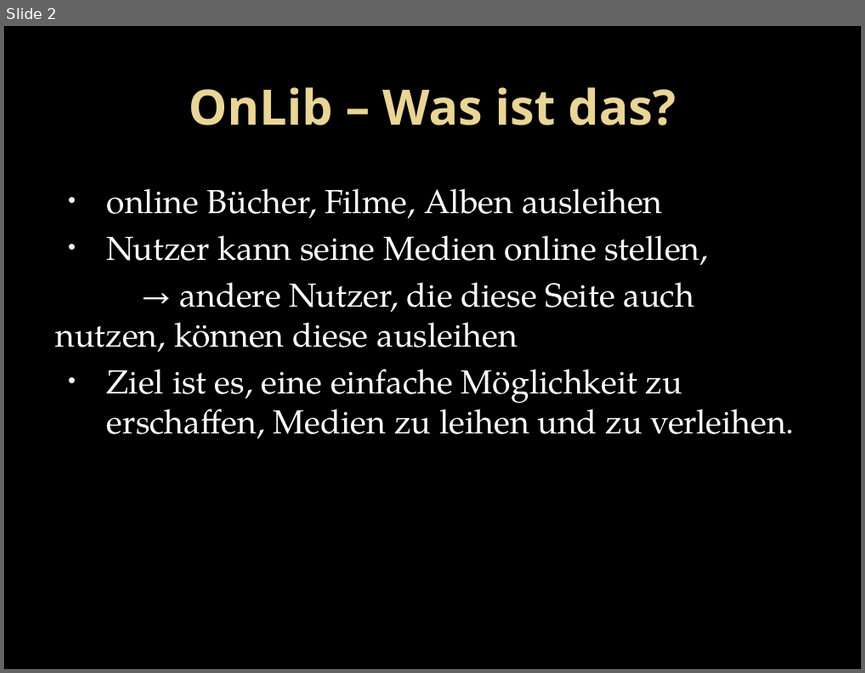
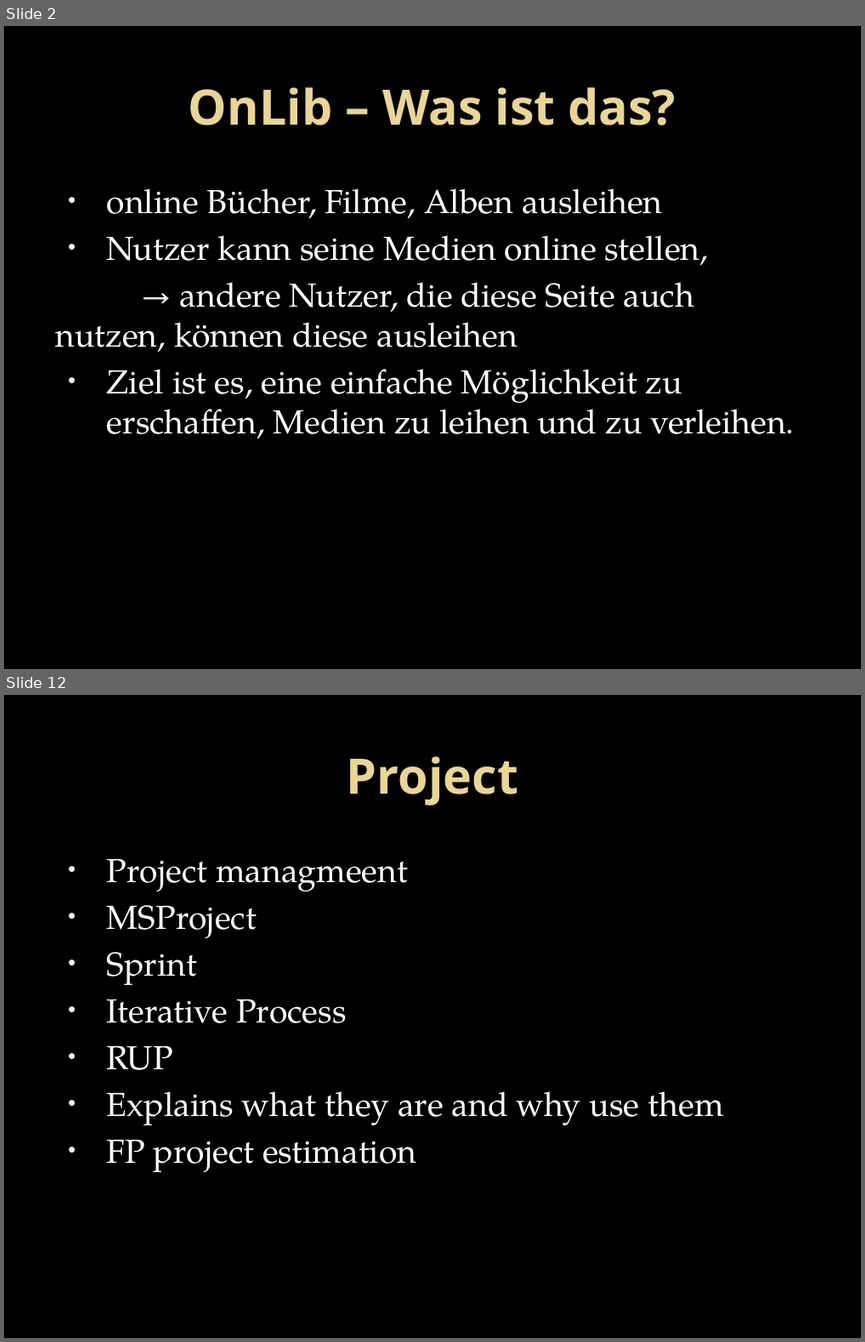
Before and after one commit to twerner93/OnLib_Documents, a slide deck: Final Project Handin/Final Presentation/Online-Library.pptx. Shown one above the other, each under a label of ours: slide 2 before the commit, slides 2 and 12 after it; the slides between them are not shown. The pictures are 865x673 and 865x1342 pixels, drawn with LibreOffice and Linux fonts; fonts in the diff are those of the drawing; background and template pictures are left out. Boxes give left, top, right and bottom in pixels: in the first picture for what was removed or moved away, otherwise in the second. Text is boxed around its words. In the diff, an @@ line names an element or a change of style, - is before the commit and + after.

```diff
--- a/Final Project Handin/Final Presentation/Online-Library.pptx
+++ b/Final Project Handin/Final Presentation/Online-Library.pptx
@@ slide 12 added at (4,695,861,1338), background picture (left out) @@
@@ title added at (347,756,518,805), 41 pt, text gradient #EAD696 to #E7D081, bold @@
+Project
@@ text added at (107,858,723,1172), 28 pt, text #FFFFFF @@
+• Project managmeent
+• MSProject
+• Sprint
+• Iterative Process
+• RUP
+• Explains what they are and why use them
+• FP project estimation
```
Also in this commit, not shown: 17 other slides added, 2 slides removed, 4 other files.
